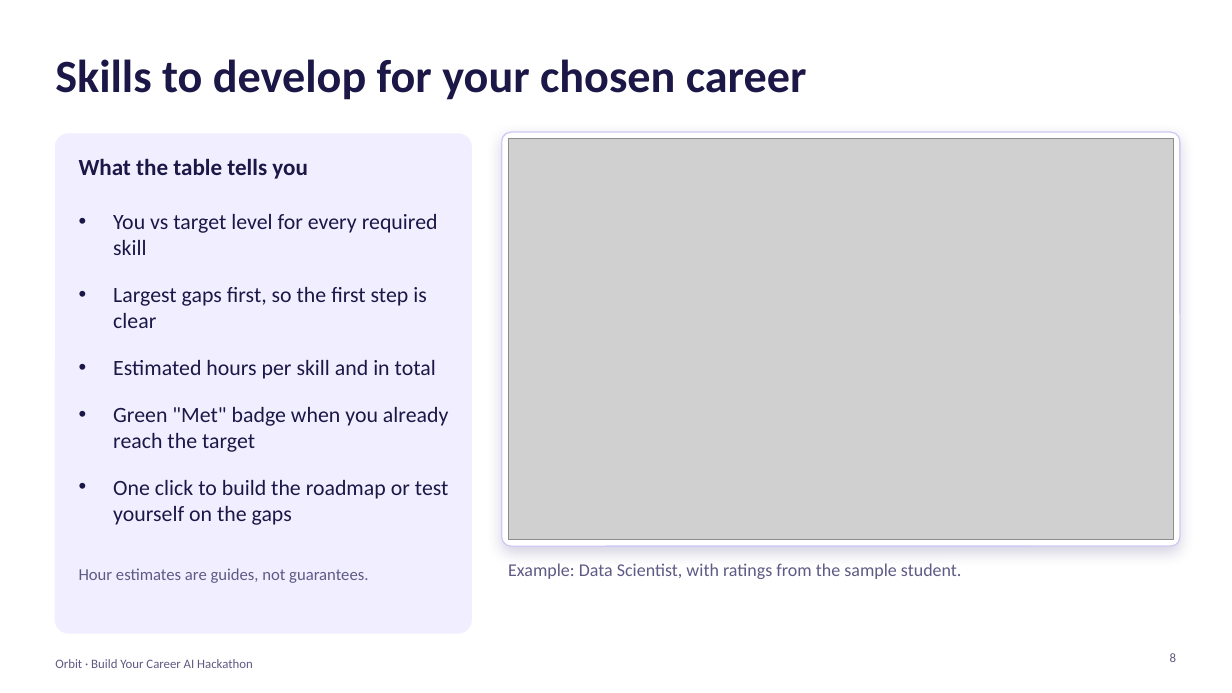
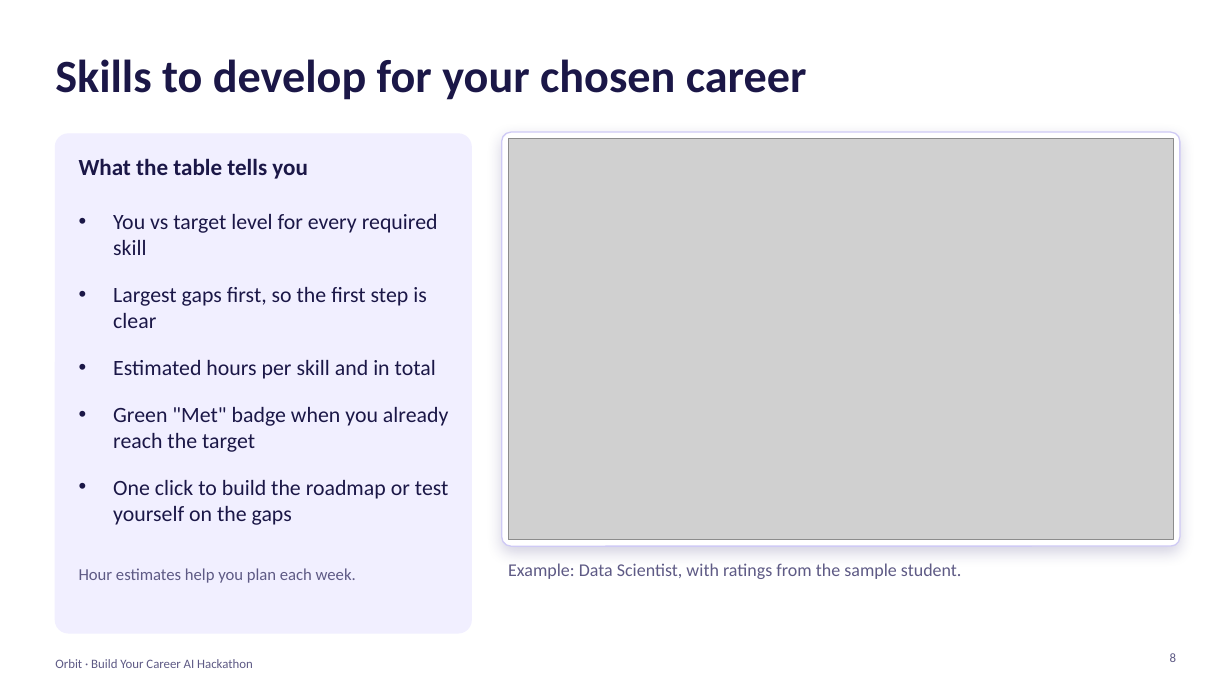
Before and after one commit to 111Reihan/AI-Powered-Career-Development-Hackathon, a slide deck: slide 8 of docs/Orbit-pitch-deck-v2.pptx. Drawn at 1232x693 pixels with LibreOffice and Linux fonts; fonts in the diff are those of the drawing; grey boxes stand for pictures. Boxes give left, top, right and bottom in pixels: in the first picture for what was removed or moved away, otherwise in the second. Text is boxed around its words. In the diff, an @@ line names an element or a change of style, - is before the commit and + after.

```diff
--- a/docs/Orbit-pitch-deck-v2.pptx
+++ b/docs/Orbit-pitch-deck-v2.pptx
@@ text at [79,568,356,583]: text changed @@
-Hour estimates are guides, not guarantees.
+Hour estimates help you plan each week.
```
Also in this commit, not shown: 4 other slides changed.
